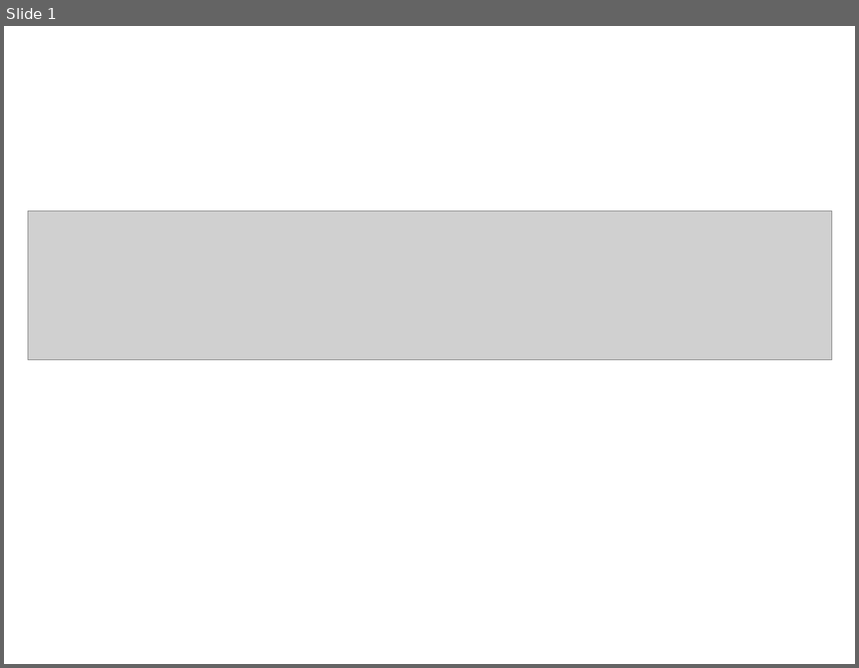
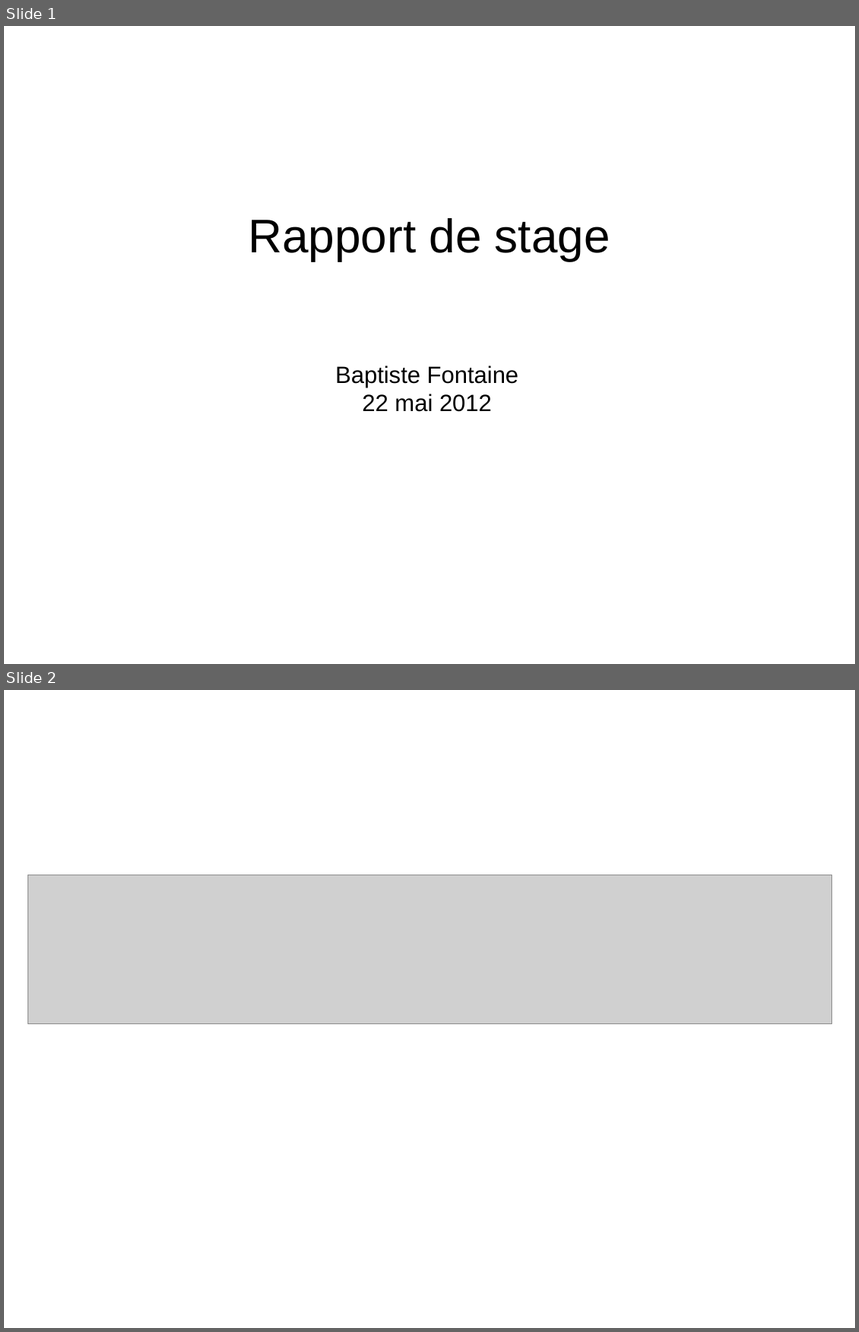
Before and after one commit to bfontaine/TwitterLiafa, a slide deck: docs/slides_fin_stage.odp. Shown one above the other, each under a label of ours: slide 1 before the commit, slides 1 and 2 after it. The pictures are 859x668 and 859x1332 pixels, drawn with LibreOffice and Linux fonts; fonts in the diff are those of the drawing; grey boxes stand for pictures. Boxes give left, top, right and bottom in pixels: in the first picture for what was removed or moved away, otherwise in the second. Text is boxed around its words. In the diff, an @@ line names an element or a change of style, - is before the commit and + after.

```diff
--- a/docs/slides_fin_stage.odp
+++ b/docs/slides_fin_stage.odp
@@ slide 1 added at (4, 26, 855, 664), background #FFFFFF @@
@@ title added at (249, 218, 610, 262), 44 pt, text #000000 @@
+Rapport de stage
@@ subtitle added at (335, 366, 519, 412), 22 pt, text #000000 @@
+Baptiste Fontaine
+22 mai 2012
@@ what was slide 1 is now slide 2 @@
```
Also in this commit, not shown: 19 other slides added.
